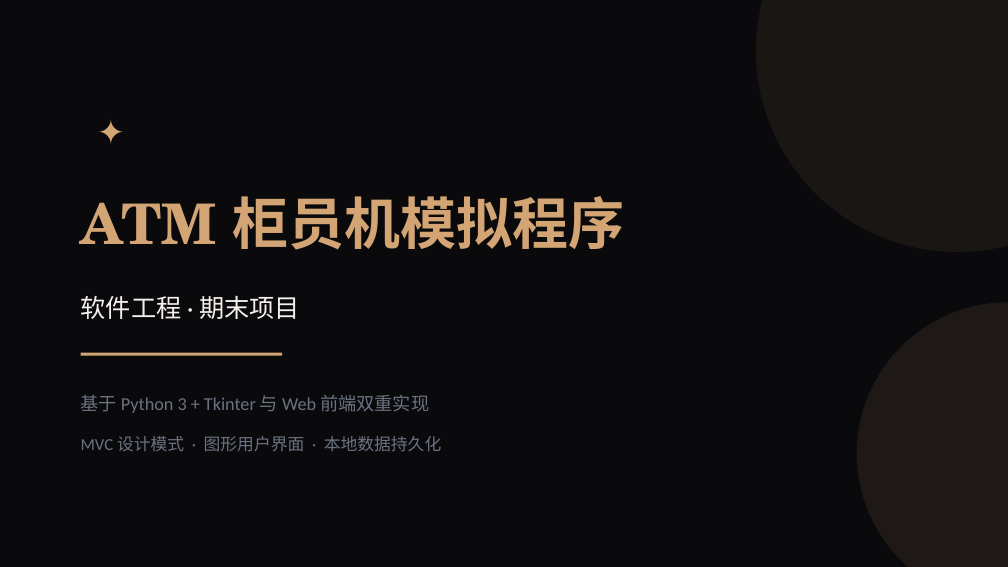
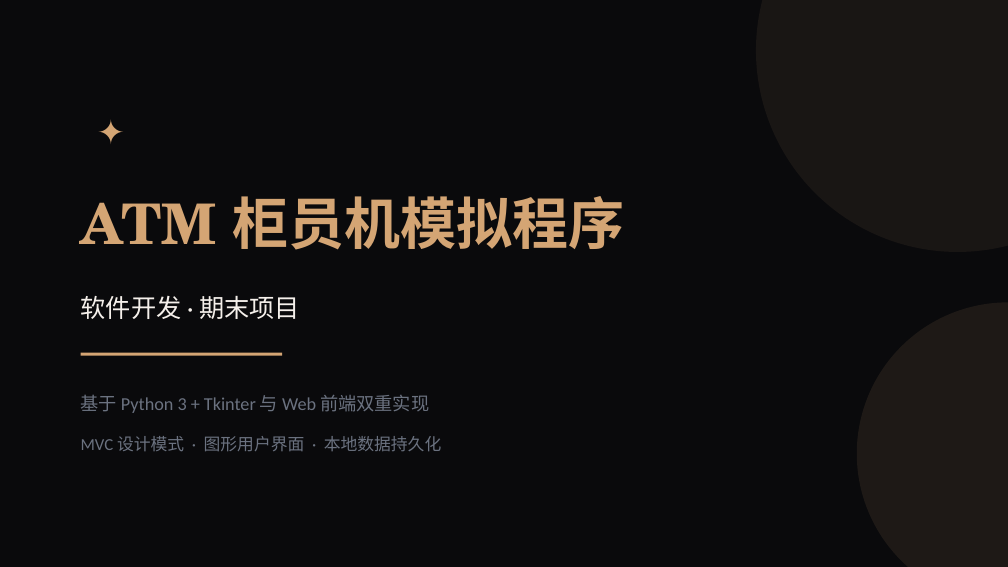
Before and after one commit to Unconnectable/atm, a slide deck: slide 1 of ATM项目演示.pptx. Drawn at 1008x567 pixels with LibreOffice and Linux fonts; fonts in the diff are those of the drawing. Boxes give left, top, right and bottom in pixels: in the first picture for what was removed or moved away, otherwise in the second. Text is boxed around its words. In the diff, an @@ line names an element or a change of style, - is before the commit and + after.

```diff
--- a/ATM项目演示.pptx
+++ b/ATM项目演示.pptx
@@ text at (x1=81, y1=296, x2=300, y2=319): text changed @@
-软件工程 · 期末项目
+软件开发 · 期末项目
```
Also in this commit, not shown: 10 other slides changed, 4 slides added.
